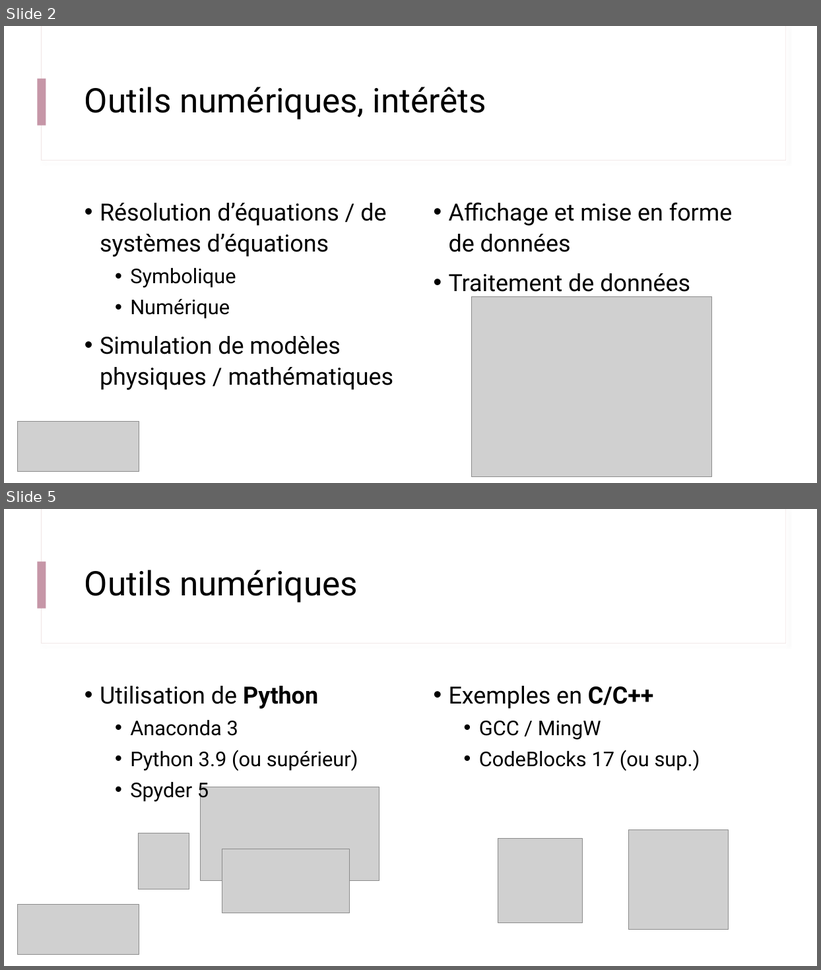
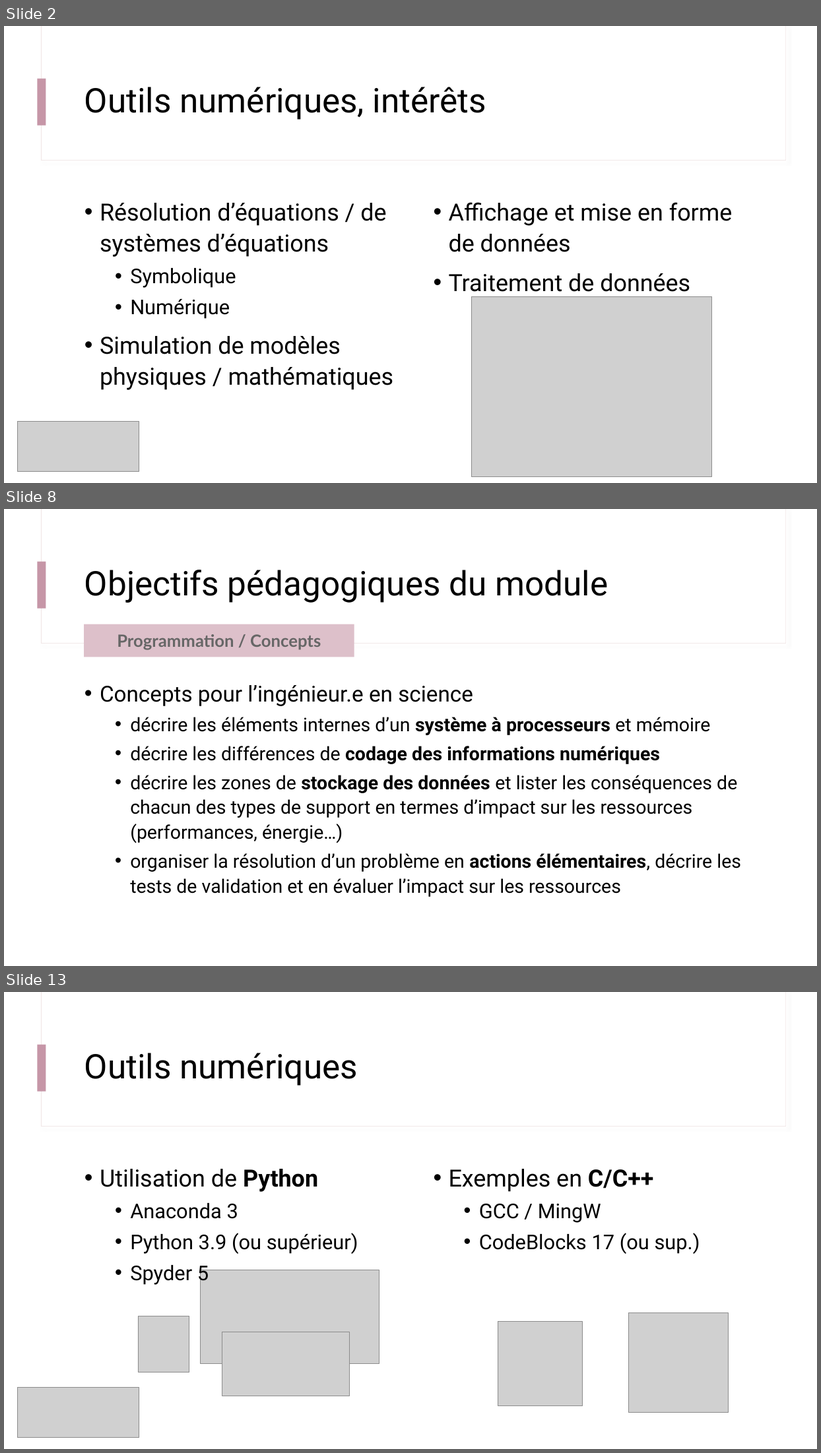
Before and after one commit to IOGS-Digital-Methods/semester-5, a slide deck: s5_outils_numeriques/b1_outils_numeriques/seance1_demistifier_python/B1_0_Outils_Methodes.pptx. Shown one above the other, each under a label of ours: slides 2 and 5 before the commit, slides 2, 8 and 13 after it; the slides between them are not shown. The pictures are 821x970 and 821x1453 pixels, drawn with LibreOffice and Linux fonts; fonts in the diff are those of the drawing; grey boxes stand for pictures. Boxes give left, top, right and bottom in pixels: in the first picture for what was removed or moved away, otherwise in the second. Text is boxed around its words. In the diff, an @@ line names an element or a change of style, - is before the commit and + after.

```diff
--- a/s5_outils_numeriques/b1_outils_numeriques/seance1_demistifier_python/B1_0_Outils_Methodes.pptx
+++ b/s5_outils_numeriques/b1_outils_numeriques/seance1_demistifier_python/B1_0_Outils_Methodes.pptx
@@ slide 8 added at (4, 509, 817, 966), background #FFFFFF; not listed: 3 template elements that a slide beside it also shows @@
@@ title added at (85, 570, 608, 603), 40 pt, text #000000 @@
+Objectifs pédagogiques du module
@@ rectangle added at (84, 625, 354, 657), fill #DDC0CA, 20 pt, text #666666, bold @@
+Programmation / Concepts
@@ text added at (100, 685, 741, 897), 22.2 pt, text #000000 @@
+• Concepts pour l’ingénieur.e en science
+  • décrire les éléments internes d’un système à processeurs et mémoire
+  • décrire les différences de codage des informations numériques
+  • décrire les zones de stockage des données et lister les conséquences de chacun des types de support en termes d’impact sur les ressources (performances, énergie…)
+  • organiser la résolution d’un problème en actions élémentaires, décrire les tests de validation et en évaluer l’impact sur les ressources
@@ what was slide 5 is now slide 13 @@
```
Also in this commit, not shown: 6 slides changed, 8 other slides added, 1 slide removed, 10 other files.
